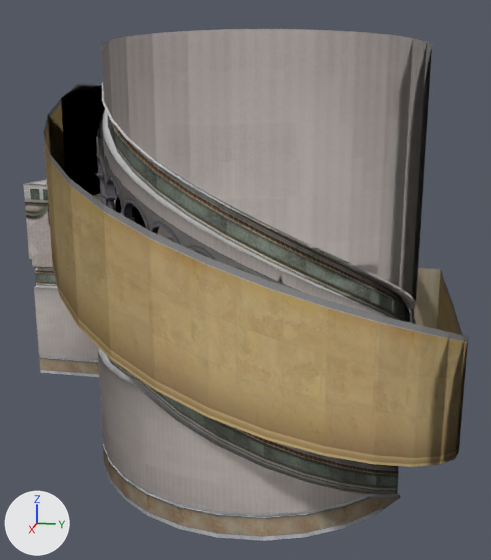
An edit to the OBJ model 3D Obj/stairs.obj, drawn before and after from the same camera.
One viewpoint serves both versions: a 50 mm lens placed at (-6.1, 75.2, 13.1), pointed at (-33.8, 69.7, 6.1). Lighting does not change. The marker at lower left points along +X, +Y and +Z. Where no turn or scale is listed for an object, it has been applied to the vertices. Vertices at the same position are counted once.

Names of what the first picture shows: 'stairs'.
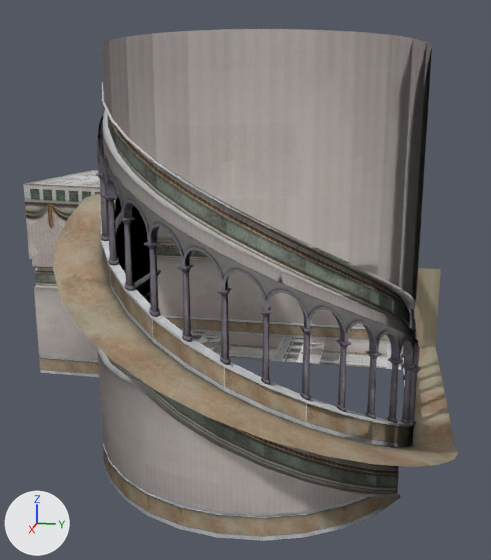
Diff of the bpy script that builds the scene:
```diff
--- a/3D Obj/stairs.obj.py
+++ b/3D Obj/stairs.obj.py
@@ me_stairs @@
 # used by ob_stairs; location = (0.0, 0.0, 0.0)
-me_stairs.from_pydata(...)  # 6622 vertices, 12047 faces; spans x -44.8..-23.1, y 58.2..78.6, z 0.0..15.3
+me_stairs.from_pydata(...)  # 6597 vertices, 12005 faces; spans x -44.8..-23.1, y 58.2..78.6, z 0.0..15.3
+# me_stairs part 1
+# 25 vertices are removed from x -41.6..-23.1, y 58.3..78.6, z 4.2..14.2
+# 44 faces are deleted
+# 2 new faces join them, mat_material__317 (picture img_roof_tiles_corner_jpg)
 me_stairs.materials.append(mat_material__317)
@@ me_stairs @@
 me_stairs.materials.append(mat_treppenaufgang_textur)
-me_stairs.materials.append(mat_material__294)  # picture img_spawn_floor_5_3_jpg
```

Where the change shows, as pixel boxes (x1, y1, x2, y2) in the pictures (491 x 560 px):
'stairs', reshaped
    before: (24, 29, 468, 541)
    after: (24, 29, 459, 541)
part 1 of me_stairs, cut back (brown)
    before: (44, 83, 468, 467)
